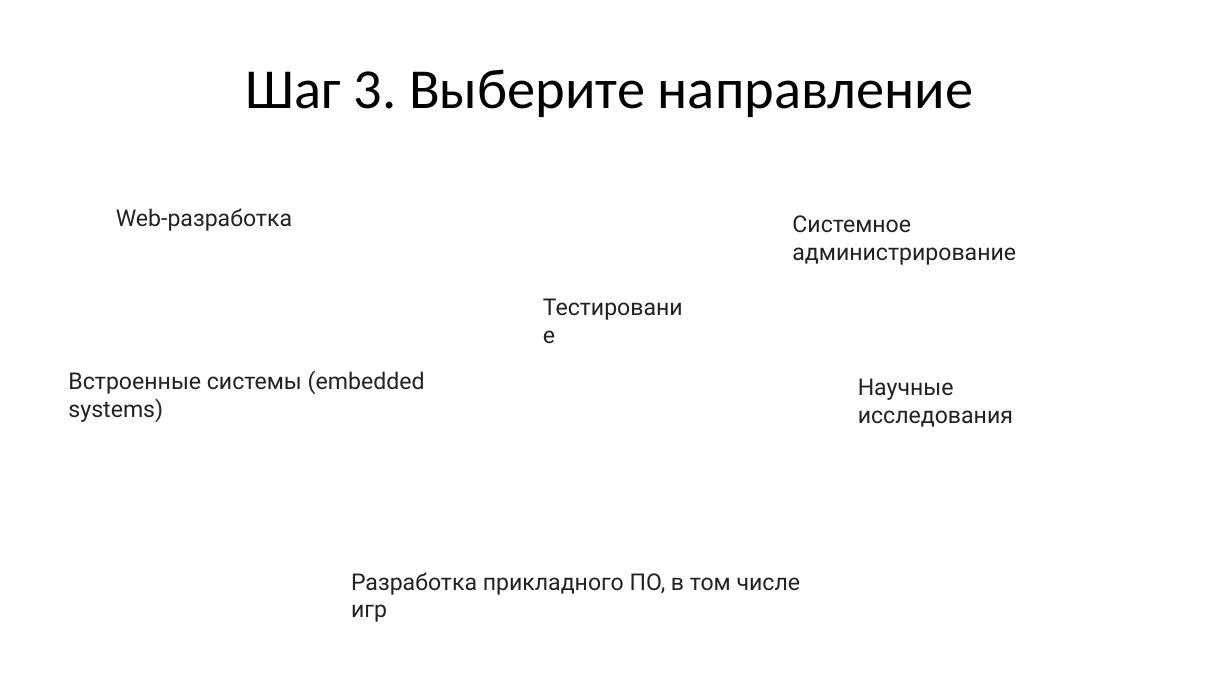
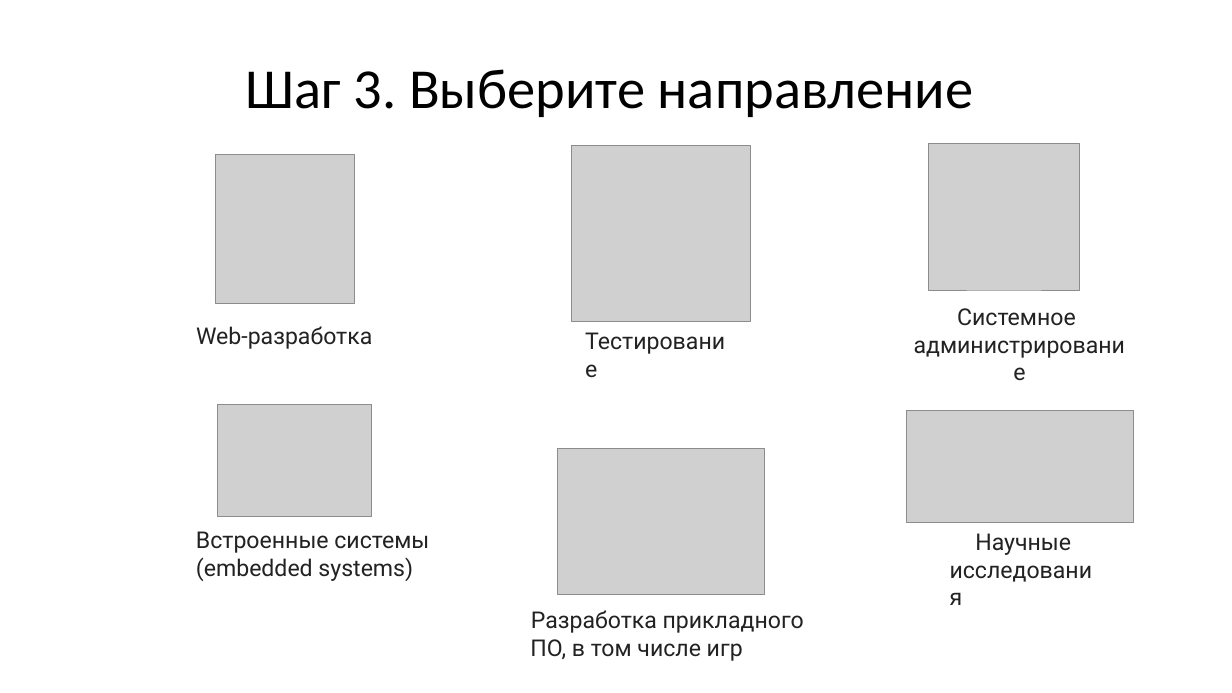
Before and after one commit to maxchv/LearnPython, a slide deck: slide 18 of webminar.pptx. Drawn at 1232x693 pixels with LibreOffice and Linux fonts; fonts in the diff are those of the drawing; grey boxes stand for pictures. Boxes give left, top, right and bottom in pixels: in the first picture for what was removed or moved away, otherwise in the second. Text is boxed around its words. In the diff, an @@ line names an element or a change of style, - is before the commit and + after.

```diff
--- a/webminar.pptx
+++ b/webminar.pptx
@@ picture added at box(572, 146, 751, 323) @@
@@ picture added at box(929, 143, 1080, 290) @@
@@ picture added at box(216, 154, 355, 303) @@
@@ text "Web-разработка": place and size @@
-text "Web-разработка" at box(116, 208, 292, 231)
+text "Web-разработка" at box(196, 326, 372, 349)
@@ text "Тестирование": place and size @@
-text "Тестирование" at box(534, 287, 704, 324)
+text "Тестирование" at box(577, 323, 747, 360)
@@ text at box(957, 308, 1076, 326): text changed @@
-Системное администрирование
+Системное
+администрирование
@@ picture added at box(218, 405, 372, 517) @@
@@ picture added at box(907, 410, 1134, 523) @@
@@ picture added at box(558, 448, 765, 594) @@
@@ text at box(196, 531, 429, 581): text changed @@
-Встроенные системы (embedded systems)
+Встроенные системы
+(embedded systems)
@@ text at box(975, 533, 1071, 555): text changed @@
-Научные исследования
+Научные
+исследования
@@ text at box(530, 610, 804, 661): text changed @@
-Разработка прикладного ПО, в том числе игр
+Разработка прикладного
+ПО, в том числе игр
```
Also in this commit, not shown: 8 other slides changed, 5 slides added, 1 slide removed.
